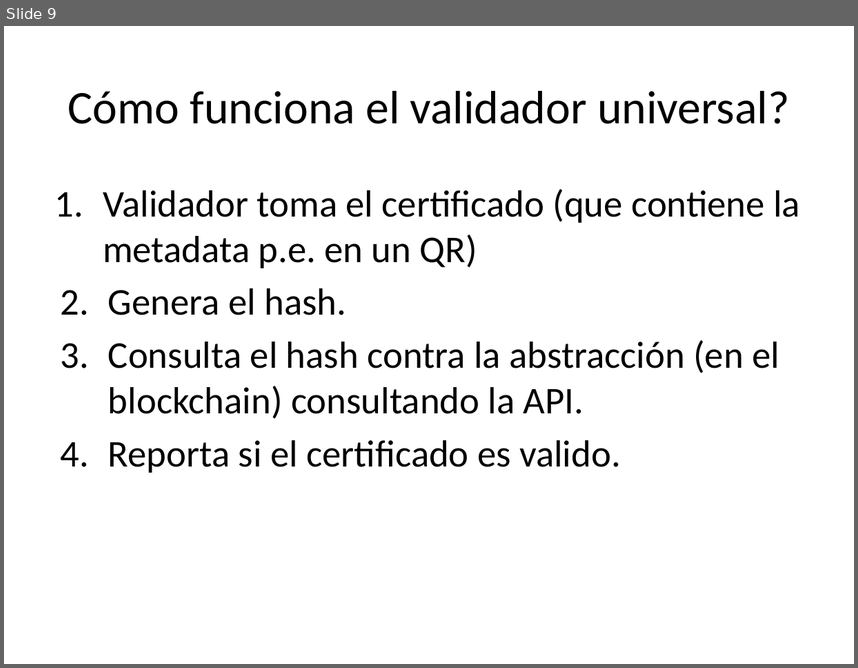
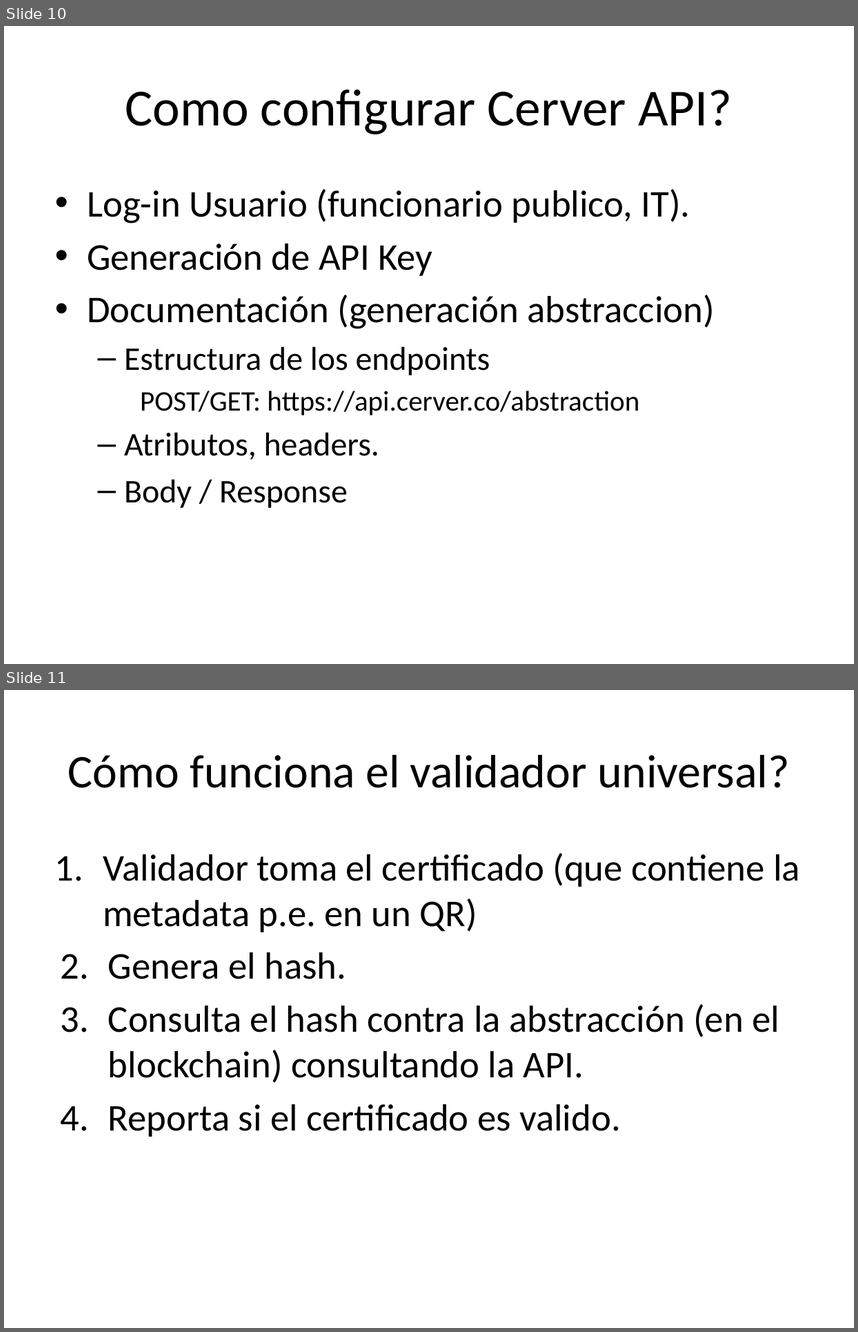
Before and after one commit to linkingdatasas/UX, a slide deck: Certificados Digitales para Entidades Publicas con Blockchain Jueves.pptx. Shown one above the other, each under a label of ours: slide 9 before the commit, slides 10 and 11 after it. The pictures are 858x668 and 858x1332 pixels, drawn with LibreOffice and Linux fonts; fonts in the diff are those of the drawing. Boxes give left, top, right and bottom in pixels: in the first picture for what was removed or moved away, otherwise in the second. Text is boxed around its words. In the diff, an @@ line names an element or a change of style, - is before the commit and + after.

```diff
--- a/Certificados Digitales para Entidades Publicas con Blockchain Jueves.pptx
+++ b/Certificados Digitales para Entidades Publicas con Blockchain Jueves.pptx
@@ slide 10 added at [4,26,854,664], background #FFFFFF @@
@@ title added at [125,89,732,134], 44 pt, text #000000 @@
+Como configurar Cerver API?
@@ text added at [87,189,715,508], 32 pt, text #000000 @@
+• Log-in Usuario (funcionario publico, IT).
+• Generación de API Key
+• Documentación (generación abstraccion)
+  – Estructura de los endpoints
+    POST/GET: https://api.cerver.co/abstraction
+  – Atributos, headers.
+  – Body / Response
@@ what was slide 9 is now slide 11 @@
```
Also in this commit, not shown: 1 slide changed, 1 other slide added, 10 other files.
